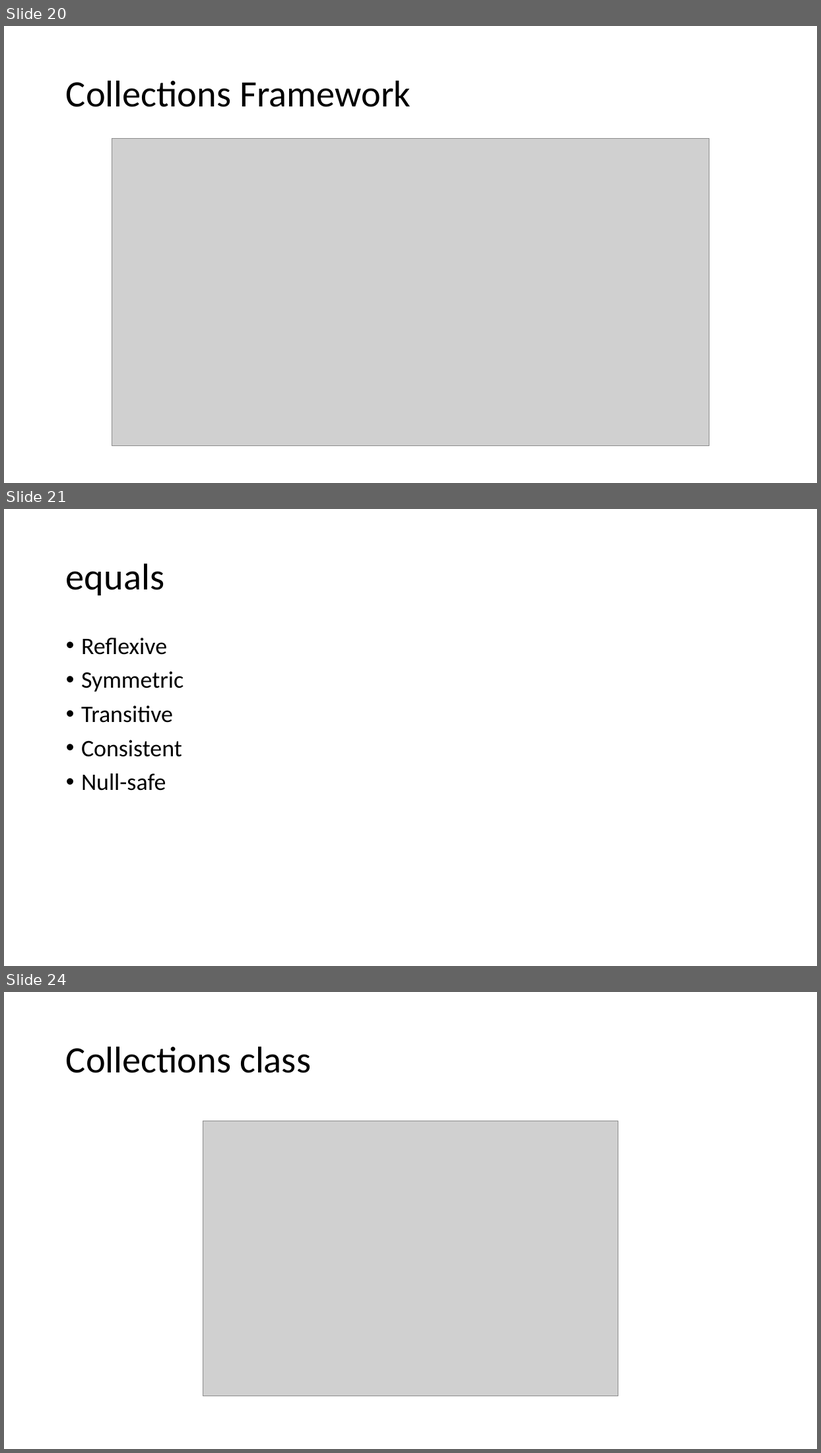
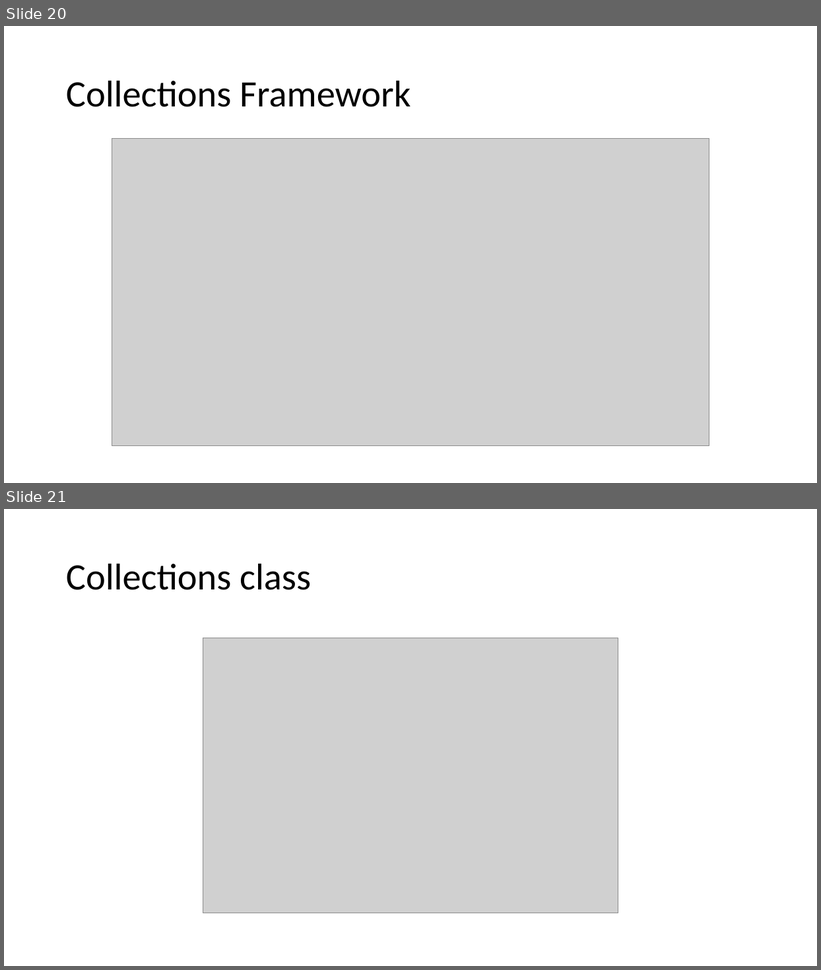
Before and after one commit to brahinets/GeekHub-J4W-8, a slide deck: Lectures/Lesson 06 - Generics, Comparator, Comparable.pptx. Shown one above the other, each under a label of ours: slides 20, 21 and 24 before the commit, slides 20 and 21 after it; the slides between them are not shown. The pictures are 821x1453 and 821x970 pixels, drawn with LibreOffice and Linux fonts; fonts in the diff are those of the drawing; grey boxes stand for pictures. Boxes give left, top, right and bottom in pixels: in the first picture for what was removed or moved away, otherwise in the second. Text is boxed around its words. In the diff, an @@ line names an element or a change of style, - is before the commit and + after.

```diff
--- a/Lectures/Lesson 06 - Generics, Comparator, Comparable.pptx
+++ b/Lectures/Lesson 06 - Generics, Comparator, Comparable.pptx
@@ slide 21 removed at box(4, 509, 817, 966), background #FFFFFF @@
@@ rectangle removed at box(4, 512, 16, 537) @@
@@ title removed at box(66, 563, 164, 595) @@
-equals
@@ text removed at box(81, 638, 184, 791) @@
-• Reflexive
-• Symmetric
-• Transitive
-• Consistent
-• Null-safe
@@ what was slide 24 is now slide 21 @@
```
Also in this commit, not shown: 2 other slides removed.
